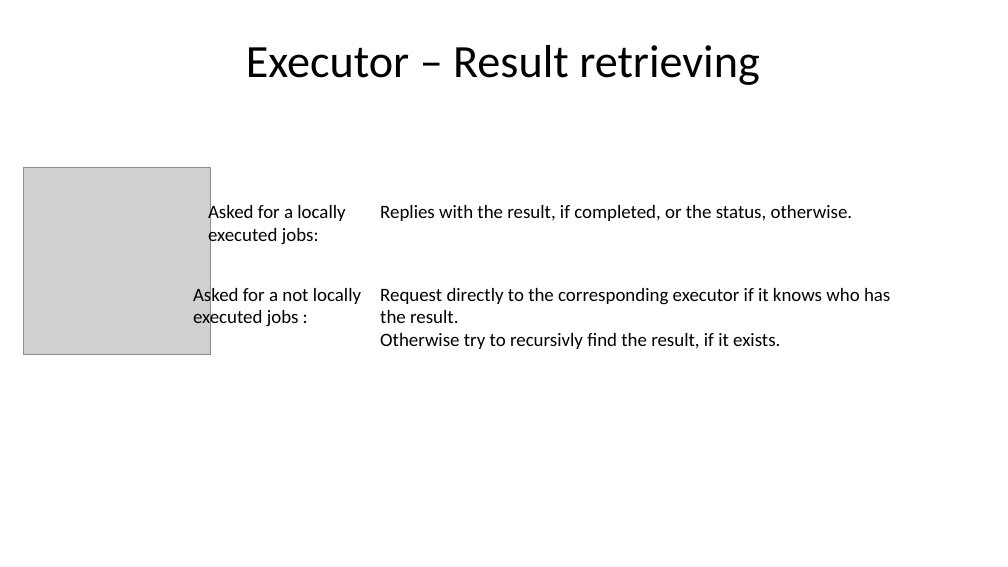
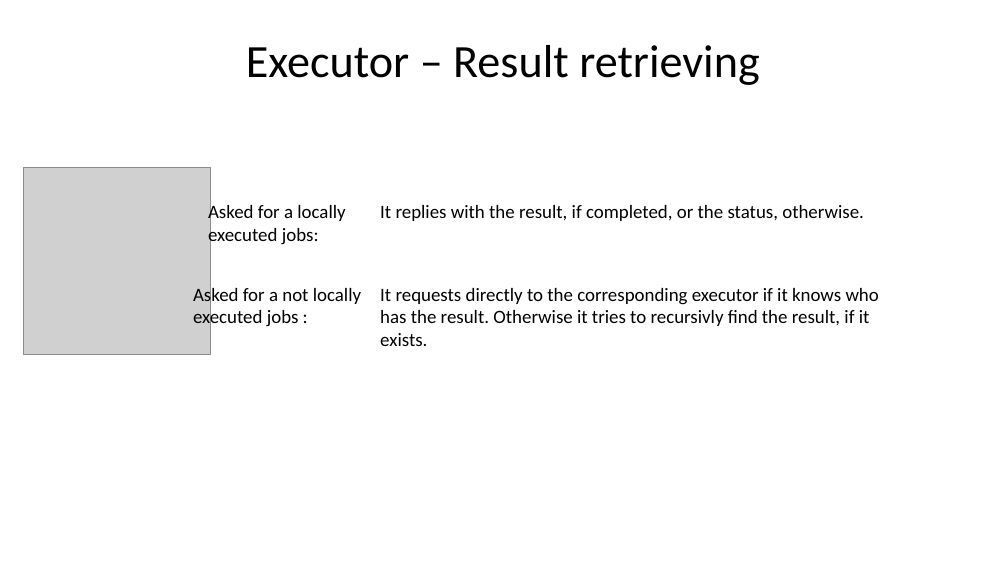
Before and after one commit to Alenichel/MartinaNichelini-DistributedJobScheduling, a slide deck: slide 8 of doc/Presentation.pptx (slide 7 before the commit). Drawn at 1008x567 pixels with LibreOffice and Linux fonts; fonts in the diff are those of the drawing; grey boxes stand for pictures. Boxes give left, top, right and bottom in pixels: in the first picture for what was removed or moved away, otherwise in the second. Text is boxed around its words. In the diff, an @@ line names an element or a change of style, - is before the commit and + after.

```diff
--- a/doc/Presentation.pptx
+++ b/doc/Presentation.pptx
@@ text at bbox=[380, 205, 864, 221]: text changed @@
-Replies with the result, if completed, or the status, otherwise.
+It replies with the result, if completed, or the status, otherwise.
@@ text at bbox=[380, 288, 879, 346]: text changed @@
-Request directly to the corresponding executor if it knows who has the result.
-Otherwise try to recursivly find the result, if it exists.
+It requests directly to the corresponding executor if it knows who has the result. Otherwise it tries to recursivly find the result, if it exists.
```
Also in this commit, not shown: 4 other slides changed, 1 slide added, 1 slide removed, 1 other file.
